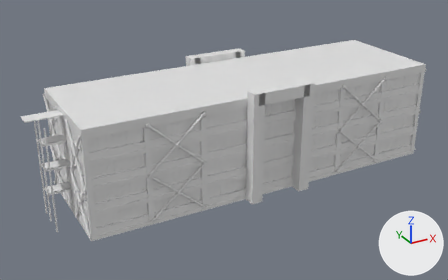
What one commit did to the Blender file EDIF-AS/EdificioAS.blend.
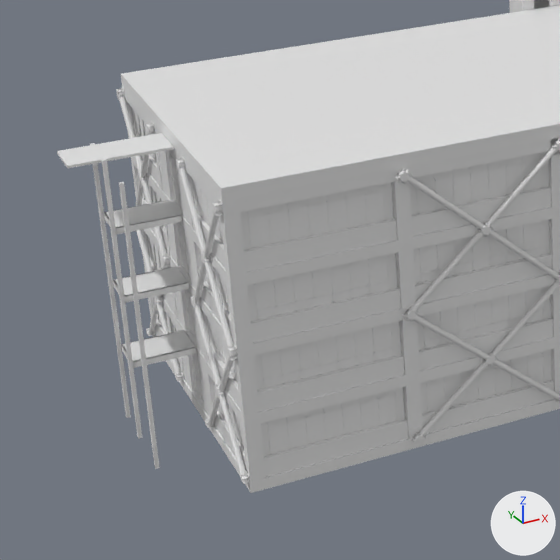
Each version is shown from a camera (50 mm lens) standing at (-48.5, -79.0, 44.0) and looking at (-12.2, -13.1, 11.0), then close up on the part from 0% to 46% of the width and 22% to 95% of the height. Lighting does not change. The marker at lower right points along +X, +Y and +Z.

The first close-up shows 'buildingAS_bigColumn', 'buildingAS_buildingTubes', 'buildingAS_cancels', 'buildingAS_columns', 'buildingAS_externalWall', 'buildingAS_metalSheets', 'buildingAS_slab', 'buldingAS_glasses'.
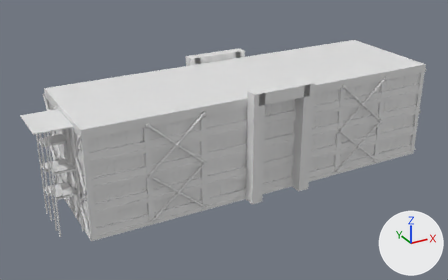
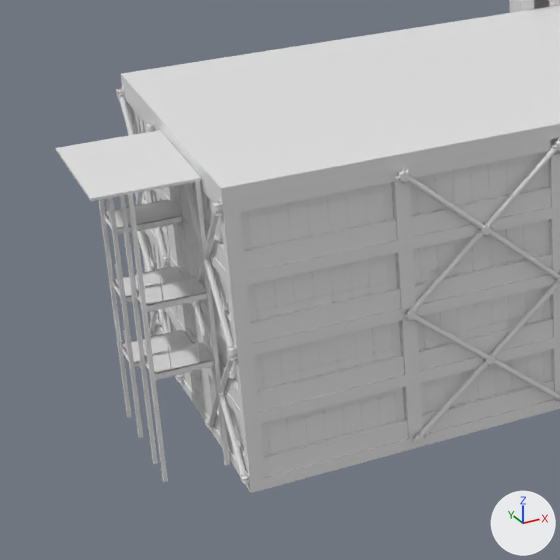
The change, as a diff of the scene's bpy script:
```diff
--- a/EDIF-AS/EdificioAS.blend.py
+++ b/EDIF-AS/EdificioAS.blend.py
@@ me_cube_002 @@
 # used by ob_buildingas_metalsheets; location = (-21.62, 7.29, 13.71)
-me_cube_002.from_pydata(...)  # 4376 vertices, 3253 faces; spans x -13.7..48.2, y -17.9..0.3, z -14.3..0.7
+me_cube_002.from_pydata(...)  # 4584 vertices, 3390 faces; spans x -13.7..48.2, y -17.9..0.3, z -14.4..0.8
+# me_cube_002 part 1: a new loose piece, a box spanning x -9.04..-8.84, y -14.55..-14.35, z -14.38..0.64, in mat_metalsheets (white #e7e7e7)
+# me_cube_002 part 2: a new loose piece, a box spanning x -12.09..-11.89, y -14.55..-14.35, z -14.38..0.64, in mat_metalsheets (white #e7e7e7)
+# me_cube_002 part 3: a new loose piece of 24 vertices spanning x -11.9..-9.0, y -14.5..-12.5, z -8.9..-8.5, in mat_metalsheets (white #e7e7e7)
+# me_cube_002 part 4: a new loose piece of 24 vertices spanning x -11.9..-9.0, y -14.5..-12.5, z -5.3..-4.9, in mat_metalsheets (white #e7e7e7)
+# me_cube_002 part 5: 52 vertices moved from x -13.7..-8.7, y -14.4..-7.7, z -14.3..0.7 to x -13.7..-8.7, y -14.5..-7.5, z -14.4..0.8; 38 vertices removed from x -12.0..-8.7, y -14.6..-7.7, z -10.4..-2.9; 62 vertices added at x -12.0..-8.7, y -14.7..-7.6, z -10.3..-1.6
 me_cube_002.materials.append(mat_metalsheets)
```

Boxes [x1, y1, x2, y2] around the edits, measured in the close-ups (560 x 560 px; the box of a moved part takes in the faces that stretch with it):
'buildingAS_metalSheets', reshaped
    before: [57, 87, 560, 484]
    after: [56, 87, 560, 484]
part 1 of me_cube_002, added
    after: [194, 181, 230, 465]
part 2 of me_cube_002, added
    after: [127, 194, 168, 482]
part 3 of me_cube_002, added
    after: [145, 343, 215, 380]
part 4 of me_cube_002, added
    after: [136, 276, 208, 312]
part 5 of me_cube_002, moved or reshaped
    before: [57, 133, 217, 469]
    after: [56, 130, 219, 464]
